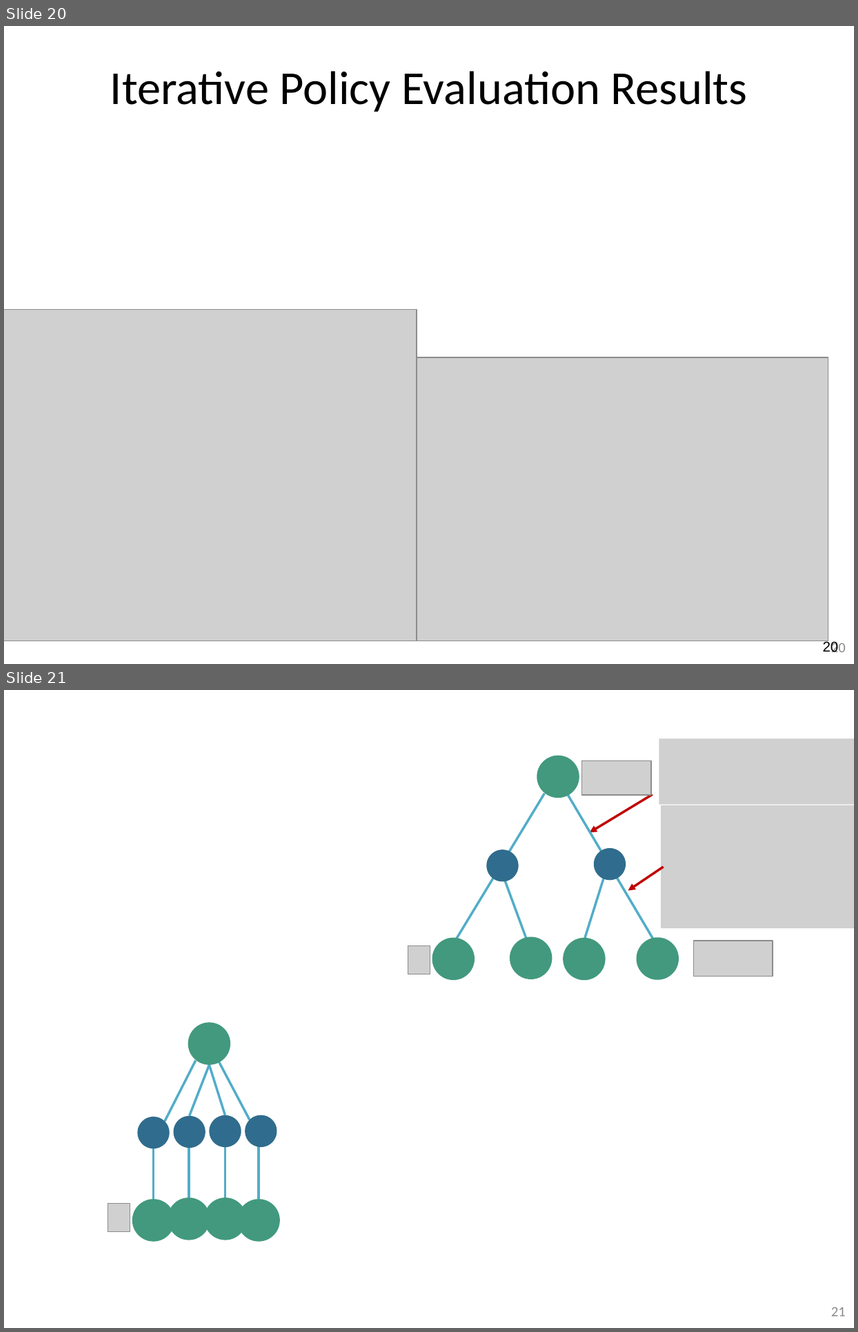
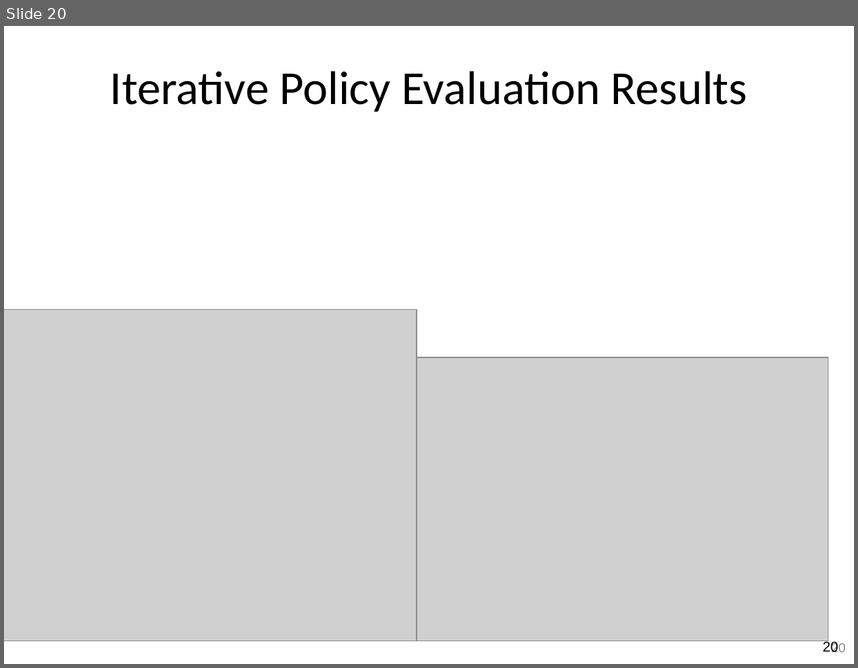
Before and after one commit to guzonghua/saav, a slide deck: PPTs/bak/UMU SDC TODO.pptx. Shown one above the other, each under a label of ours: slides 20 and 21 before the commit, slide 20 after it. The pictures are 858x1332 and 858x668 pixels, drawn with LibreOffice and Linux fonts; fonts in the diff are those of the drawing; grey boxes stand for pictures; background and template pictures are left out. Boxes give left, top, right and bottom in pixels: in the first picture for what was removed or moved away, otherwise in the second. Text is boxed around its words. In the diff, an @@ line names an element or a change of style, - is before the commit and + after.

```diff
--- a/PPTs/bak/UMU SDC TODO.pptx
+++ b/PPTs/bak/UMU SDC TODO.pptx
@@ slide 21 removed at [4, 690, 854, 1328], background #FFFFFF; not listed: 1 template element that a slide beside it also shows @@
@@ picture removed at [660, 738, 854, 804] @@
@@ ellipse removed at [537, 756, 579, 798] @@
@@ picture removed at [582, 760, 652, 795] @@
@@ arrow removed from (653, 795) to (590, 832) @@
@@ picture removed at [661, 806, 854, 929] @@
@@ ellipse removed at [487, 850, 519, 882] @@
@@ ellipse removed at [594, 848, 626, 880] @@
@@ arrow removed from (664, 867) to (628, 891) @@
@@ ellipse removed at [432, 938, 475, 980] @@
@@ ellipse removed at [510, 936, 553, 979] @@
@@ ellipse removed at [564, 938, 606, 980] @@
@@ ellipse removed at [637, 938, 679, 980] @@
@@ group removed at [408, 793, 657, 974]: 4 lines, 1 picture @@
@@ picture removed at [693, 940, 773, 976] @@
@@ ellipse removed at [188, 1023, 231, 1065] @@
@@ line removed from (195, 1060) to (165, 1121) @@
@@ line removed from (218, 1060) to (250, 1119) @@
@@ line removed from (209, 1065) to (190, 1116) @@
@@ line removed from (209, 1065) to (225, 1115) @@
@@ ellipse removed at [137, 1116, 170, 1149] @@
@@ ellipse removed at [173, 1116, 205, 1148] @@
@@ ellipse removed at [209, 1115, 241, 1147] @@
@@ ellipse removed at [245, 1115, 277, 1147] @@
@@ line removed from (154, 1142) to (154, 1199) @@
@@ line removed from (188, 1141) to (188, 1198) @@
@@ line removed from (225, 1141) to (225, 1198) @@
@@ line removed from (259, 1142) to (259, 1199) @@
@@ picture removed at [107, 1203, 130, 1231] @@
@@ ellipse removed at [132, 1199, 175, 1241] @@
@@ ellipse removed at [168, 1198, 210, 1240] @@
@@ ellipse removed at [204, 1198, 246, 1240] @@
@@ ellipse removed at [238, 1199, 280, 1241] @@
```
Also in this commit, not shown: 1 slide added, 5 other files.
